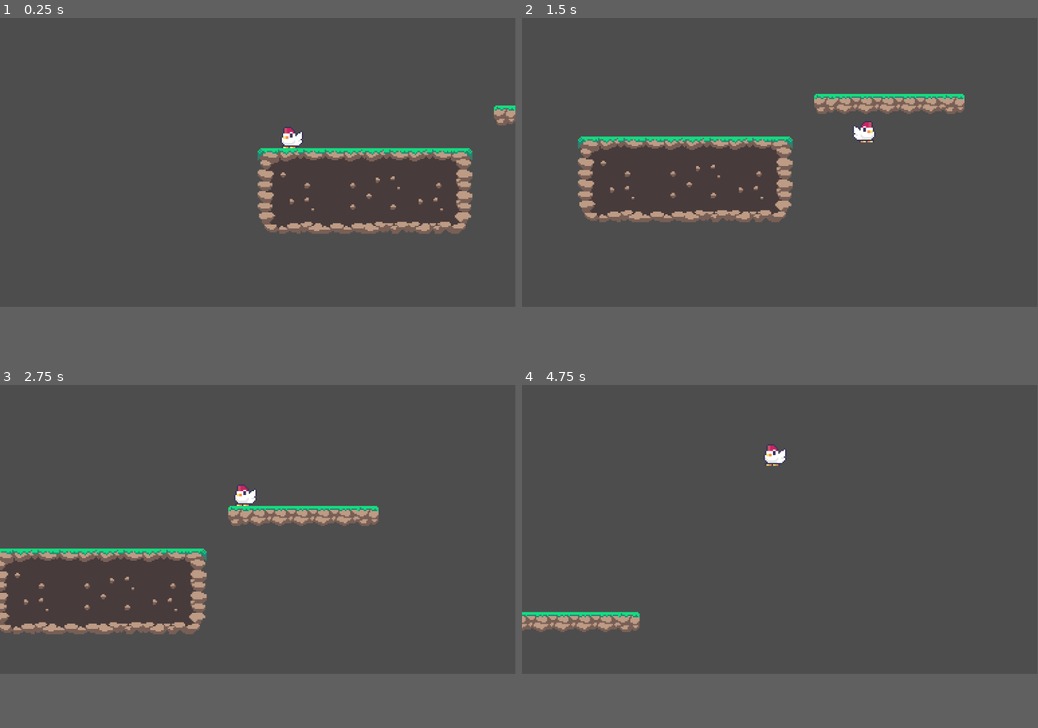
Above: before the commit, frames 1-4 (two rows, left to right).
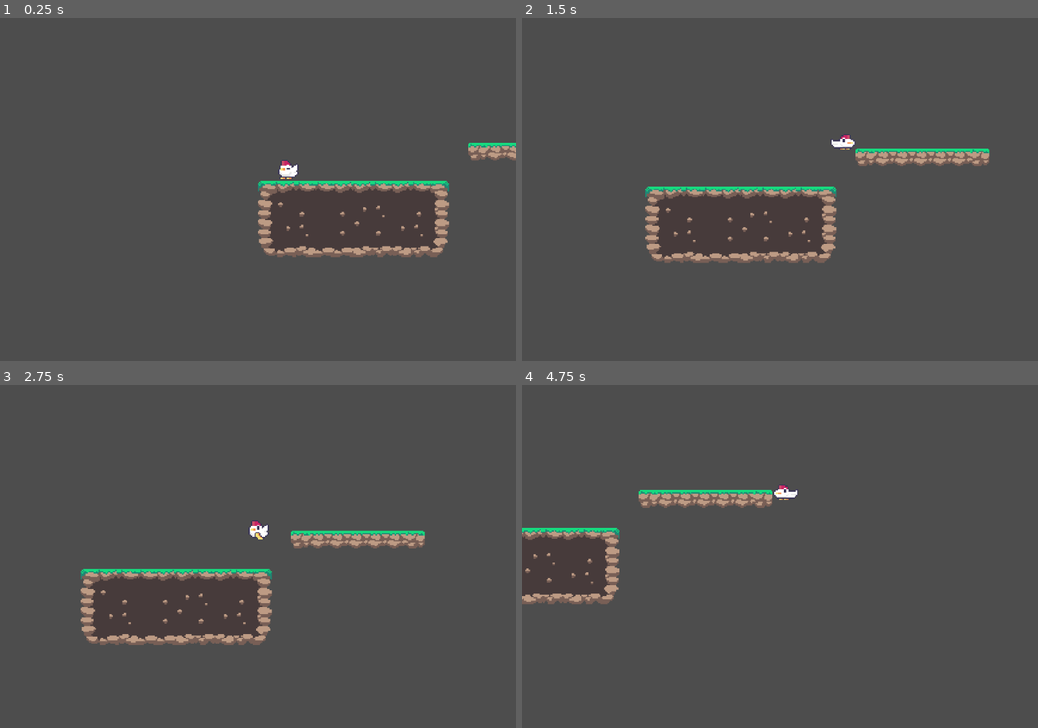
Above: after the commit, the same moments.

Repository: Gabo2447/Aether-Walk
Game: Godot game, scene res://levels/test_map.tscn
Same seed, same stepped clock (60 frames per second), same inputs: the game is played once before the commit and once after it.
Inputs:
- Up to frame 1 (0.25 s): no input
- Up to frame 2 (1.5 s): hold Space (jump) 0.53-1.28 s; hold D (right) from 0.53 s (still down); tap Space (jump) at 1.35 s
- Up to frame 3 (2.75 s): tap Space (jump) at 1.52, 1.82 s; release D (right) at 2.03 s; hold A (left) from 2.03 s (still down); hold Space (jump) from 2.03 s (still down)
- Up to frame 4 (4.75 s): release A (left) at 2.78 s; release Space (jump) at 2.78 s; hold D (right) 2.78-4.28 s; tap Space (jump) at 2.85, 3.02, 3.32, 4.35, 4.52 s; hold Space (jump) 3.53-4.28 s; hold A (left) from 4.28 s (still down)
In our replay, the window is 799x449 before the commit and 800x533 after it. These sizes can differ from the game's own. Grey fills any space a smaller window leaves; there, only what the larger window draws over its background counts as a difference.

The runs differ from the first frame. In frame 1, 6.5% of the frame differs, in the area x 49-100%, y 25-70%; in frame 2, 8.9%, in the area x 10-91%, y 22-72%; in frame 3, 8.8%; in frame 4, 4.2%.

Commit message:
feat(player): implement animation component and refactor movement logic

Diff:
--- a/levels/test_map.tscn
+++ b/levels/test_map.tscn
@@ -214,5 +214,5 @@
 
 [node name="Camera2D" type="Camera2D" parent="Player" unique_id=1301867778]
 position = Vector2(-26, 29)
-zoom = Vector2(3, 3)
+zoom = Vector2(2.5, 2.5)
 position_smoothing_enabled = true
--- a/project.godot
+++ b/project.godot
@@ -14,6 +14,11 @@
 run/main_scene="uid://cwetsvnlpqo56"
 config/features=PackedStringArray("4.6", "Forward Plus")
 config/icon="res://icon.svg"
+
+[display]
+
+window/size/viewport_width=1080
+window/size/viewport_height=720
 
 [input]
 
--- /dev/null
+++ b/src/components/motion/animation_component.gd
@@ -0,0 +1,24 @@
+extends Node2D
+class_name AnimationComponent
+
+var animation_player: AnimationPlayer
+var current_animation: String = ""
+
+func _ready() -> void:
+	if animation_player == null:
+		print("AnimationPlayer not assigned to AnimationComponent.")
+
+func play_animation(animation_name: String) -> void:
+	if current_animation == animation_name:
+		return
+
+	if animation_player.has_animation(animation_name):
+		animation_player.play(animation_name)
+		current_animation = animation_name
+	else:
+		print("Animation not found: ", animation_name)
+
+func stop_animation() -> void:
+	if current_animation != "":
+		animation_player.stop()
+		current_animation = ""
--- a/src/components/motion/jump_component.gd
+++ b/src/components/motion/jump_component.gd
@@ -1,9 +1,14 @@
 extends Node2D
 class_name JumpComponent
 
+var max_jumps: int = 2
+
 func apply_jump(player: CharacterBody2D, jump_velocity: float, coyote_timer: float, input_buffer: InputComponent) -> void:
-	if input_buffer.consume_action("jump"):
+	if input_buffer.consume_action("jump") and (player.is_on_floor() or player.coyote_time < coyote_timer or max_jumps > 0):
 		execute_jump(player, jump_velocity, coyote_timer)
+		max_jumps -= 1
+	elif player.is_on_floor():
+		max_jumps = 2
 
 func execute_jump(player: CharacterBody2D, jump_velocity: float, coyote_timer: float) -> void:
 	player.velocity.y = 0
--- a/src/components/motion/velocity_component.gd
+++ b/src/components/motion/velocity_component.gd
@@ -3,5 +3,6 @@
 
 func move_to(direction: float, speed: float, player: CharacterBody2D, sprite: Sprite2D) -> void:
 	player.velocity.x = direction * speed
-	sprite.flip_h = direction > 0
-	player.move_and_slide()
+
+	if direction != 0:
+		sprite.flip_h = direction > 0
--- a/src/entities/player/scenes/player.tscn
+++ b/src/entities/player/scenes/player.tscn
@@ -6,19 +6,188 @@
 [ext_resource type="Script" uid="uid://s8qhobcpe21i" path="res://src/components/motion/jump_component.gd" id="4_k38fb"]
 [ext_resource type="Script" uid="uid://bxeigxbdbk1wn" path="res://src/components/motion/input_component.gd" id="5_uc84o"]
 [ext_resource type="Script" uid="uid://drhyx0li6vcob" path="res://src/components/motion/velocity_component.gd" id="6_svh60"]
+[ext_resource type="Script" uid="uid://bcsbjql57i5rp" path="res://src/components/motion/animation_component.gd" id="7_k38fb"]
+
+[sub_resource type="Animation" id="Animation_d0e5q"]
+length = 0.001
+tracks/0/type = "value"
+tracks/0/imported = false
+tracks/0/enabled = true
+tracks/0/path = NodePath("Sprite:texture")
+tracks/0/interp = 1
+tracks/0/loop_wrap = true
+tracks/0/keys = {
+"times": PackedFloat32Array(0),
+"transitions": PackedFloat32Array(1),
+"update": 1,
+"values": [ExtResource("1_18lma")]
+}
+tracks/1/type = "value"
+tracks/1/imported = false
+tracks/1/enabled = true
+tracks/1/path = NodePath("Sprite:hframes")
+tracks/1/interp = 1
+tracks/1/loop_wrap = true
+tracks/1/keys = {
+"times": PackedFloat32Array(0),
+"transitions": PackedFloat32Array(1),
+"update": 1,
+"values": [7]
+}
+tracks/2/type = "value"
+tracks/2/imported = false
+tracks/2/enabled = true
+tracks/2/path = NodePath("Sprite:vframes")
+tracks/2/interp = 1
+tracks/2/loop_wrap = true
+tracks/2/keys = {
+"times": PackedFloat32Array(0),
+"transitions": PackedFloat32Array(1),
+"update": 1,
+"values": [2]
+}
+tracks/3/type = "value"
+tracks/3/imported = false
+tracks/3/enabled = true
+tracks/3/path = NodePath("Sprite:frame")
+tracks/3/interp = 1
+tracks/3/loop_wrap = true
+tracks/3/keys = {
+"times": PackedFloat32Array(0),
+"transitions": PackedFloat32Array(1),
+"update": 1,
+"values": [0]
+}
+
+[sub_resource type="Animation" id="Animation_k38fb"]
+resource_name = "idle"
+length = 0.6
+loop_mode = 2
+step = 0.15
+tracks/0/type = "value"
+tracks/0/imported = false
+tracks/0/enabled = true
+tracks/0/path = NodePath("Sprite:texture")
+tracks/0/interp = 1
+tracks/0/loop_wrap = true
+tracks/0/keys = {
+"times": PackedFloat32Array(0),
+"transitions": PackedFloat32Array(1),
+"update": 1,
+"values": [ExtResource("1_18lma")]
+}
+tracks/1/type = "value"
+tracks/1/imported = false
+tracks/1/enabled = true
+tracks/1/path = NodePath("Sprite:hframes")
+tracks/1/interp = 1
+tracks/1/loop_wrap = true
+tracks/1/keys = {
+"times": PackedFloat32Array(0),
+"transitions": PackedFloat32Array(1),
+"update": 1,
+"values": [7]
+}
+tracks/2/type = "value"
+tracks/2/imported = false
+tracks/2/enabled = true
+tracks/2/path = NodePath("Sprite:vframes")
+tracks/2/interp = 1
+tracks/2/loop_wrap = true
+tracks/2/keys = {
+"times": PackedFloat32Array(0),
+"transitions": PackedFloat32Array(1),
+"update": 1,
+"values": [2]
+}
+tracks/3/type = "value"
+tracks/3/imported = false
+tracks/3/enabled = true
+tracks/3/path = NodePath("Sprite:frame")
+tracks/3/interp = 1
+tracks/3/loop_wrap = true
+tracks/3/keys = {
+"times": PackedFloat32Array(0, 0.15, 0.3),
+"transitions": PackedFloat32Array(1, 1, 1),
+"update": 1,
+"values": [0, 1, 0]
+}
+
+[sub_resource type="Animation" id="Animation_uc84o"]
+resource_name = "run"
+length = 1.05
+loop_mode = 1
+step = 0.15
+tracks/0/type = "value"
+tracks/0/imported = false
+tracks/0/enabled = true
+tracks/0/path = NodePath("Sprite:texture")
+tracks/0/interp = 1
+tracks/0/loop_wrap = true
+tracks/0/keys = {
+"times": PackedFloat32Array(0),
+"transitions": PackedFloat32Array(1),
+"update": 1,
+"values": [ExtResource("1_18lma")]
+}
+tracks/1/type = "value"
+tracks/1/imported = false
+tracks/1/enabled = true
+tracks/1/path = NodePath("Sprite:hframes")
+tracks/1/interp = 1
+tracks/1/loop_wrap = true
+tracks/1/keys = {
+"times": PackedFloat32Array(0),
+"transitions": PackedFloat32Array(1),
+"update": 1,
+"values": [7]
+}
+tracks/2/type = "value"
+tracks/2/imported = false
+tracks/2/enabled = true
+tracks/2/path = NodePath("Sprite:vframes")
+tracks/2/interp = 1
+tracks/2/loop_wrap = true
+tracks/2/keys = {
+"times": PackedFloat32Array(0),
+"transitions": PackedFloat32Array(1),
+"update": 1,
+"values": [2]
+}
+tracks/3/type = "value"
+tracks/3/imported = false
+tracks/3/enabled = true
+tracks/3/path = NodePath("Sprite:frame")
+tracks/3/interp = 1
+tracks/3/loop_wrap = true
+tracks/3/keys = {
+"times": PackedFloat32Array(0, 0.15, 0.3, 0.45000002, 0.6, 0.75, 0.90000004),
+"transitions": PackedFloat32Array(1, 1, 1, 1, 1, 1, 1),
+"update": 1,
+"values": [7, 8, 9, 10, 11, 12, 13]
+}
+
+[sub_resource type="AnimationLibrary" id="AnimationLibrary_uc84o"]
+_data = {
+&"RESET": SubResource("Animation_d0e5q"),
+&"idle": SubResource("Animation_k38fb"),
+&"run": SubResource("Animation_uc84o")
+}
 
 [sub_resource type="RectangleShape2D" id="RectangleShape2D_xnrpp"]
 size = Vector2(15, 13)
 
-[node name="Player" type="CharacterBody2D" unique_id=28741331 node_paths=PackedStringArray("input_component", "gravity_component", "jump_component", "velocity_component", "Sprite")]
+[node name="Player" type="CharacterBody2D" unique_id=28741331 node_paths=PackedStringArray("input_component", "gravity_component", "jump_component", "velocity_component", "animation_component", "Sprite", "animation_player")]
 script = ExtResource("1_xnrpp")
-SPEED = 100.0
-JUMP_VELOCITY = -200.0
+SPEED = 150.0
+JUMP_VELOCITY = -275.0
 input_component = NodePath("Components/InputComponent")
 gravity_component = NodePath("Components/GravityComponent")
 jump_component = NodePath("Components/JumpComponent")
 velocity_component = NodePath("Components/VelocityComponent")
+animation_component = NodePath("Components/AnimationComponent")
 Sprite = NodePath("Sprite")
+animation_player = NodePath("AnimationPlayer")
 
 [node name="Sprite" type="Sprite2D" parent="." unique_id=1126164781]
 position = Vector2(0, -10)
@@ -27,6 +196,7 @@
 vframes = 2
 
 [node name="AnimationPlayer" type="AnimationPlayer" parent="." unique_id=1529919342]
+libraries/ = SubResource("AnimationLibrary_uc84o")
 
 [node name="CollisionShape" type="CollisionShape2D" parent="." unique_id=700274630]
 position = Vector2(-0.5, -0.5)
@@ -49,3 +219,7 @@
 [node name="VelocityComponent" type="Node2D" parent="Components" unique_id=1043638467]
 script = ExtResource("6_svh60")
 metadata/_custom_type_script = "uid://drhyx0li6vcob"
+
+[node name="AnimationComponent" type="Node2D" parent="Components" unique_id=1314334803]
+script = ExtResource("7_k38fb")
+metadata/_custom_type_script = "uid://bcsbjql57i5rp"
--- a/src/entities/player/scripts/player.gd
+++ b/src/entities/player/scripts/player.gd
@@ -10,8 +10,10 @@
 @export var gravity_component: GravityComponent
 @export var jump_component: JumpComponent
 @export var velocity_component: VelocityComponent
+@export var animation_component: AnimationComponent
 
 @export var Sprite: Sprite2D
+@export var animation_player: AnimationPlayer
 
 @export var coyote_timer = 0.15
 var coyote_time = 0.0
@@ -19,6 +21,8 @@
 func _ready() -> void:
 	if !Sprite:
 		Sprite = $Sprite2D
+
+	animation_component.animation_player = animation_player
 	gravity_component.gravity_scale = 0.75
 
 func _physics_process(delta: float) -> void:
@@ -27,5 +31,15 @@
 	velocity_component.move_to(direction, SPEED, self , Sprite)
 	gravity_component.apply_gravity(delta, self )
 	jump_component.apply_jump(self , JUMP_VELOCITY, coyote_timer, input_component)
+	update_animation()
+	move_and_slide()
 
-	move_and_slide()
+func update_animation() -> void:
+	# if velocity.y < 0:
+	# 	animation_component.play_animation("jump")
+	# elif velocity.y > 0:
+	# 	animation_component.play_animation("fall")
+	if velocity.x != 0:
+		animation_component.play_animation("run")
+	else:
+		animation_component.play_animation("idle")
Not shown, added: src/components/motion/animation_component.gd.uid
Not shown, changed: README.md
